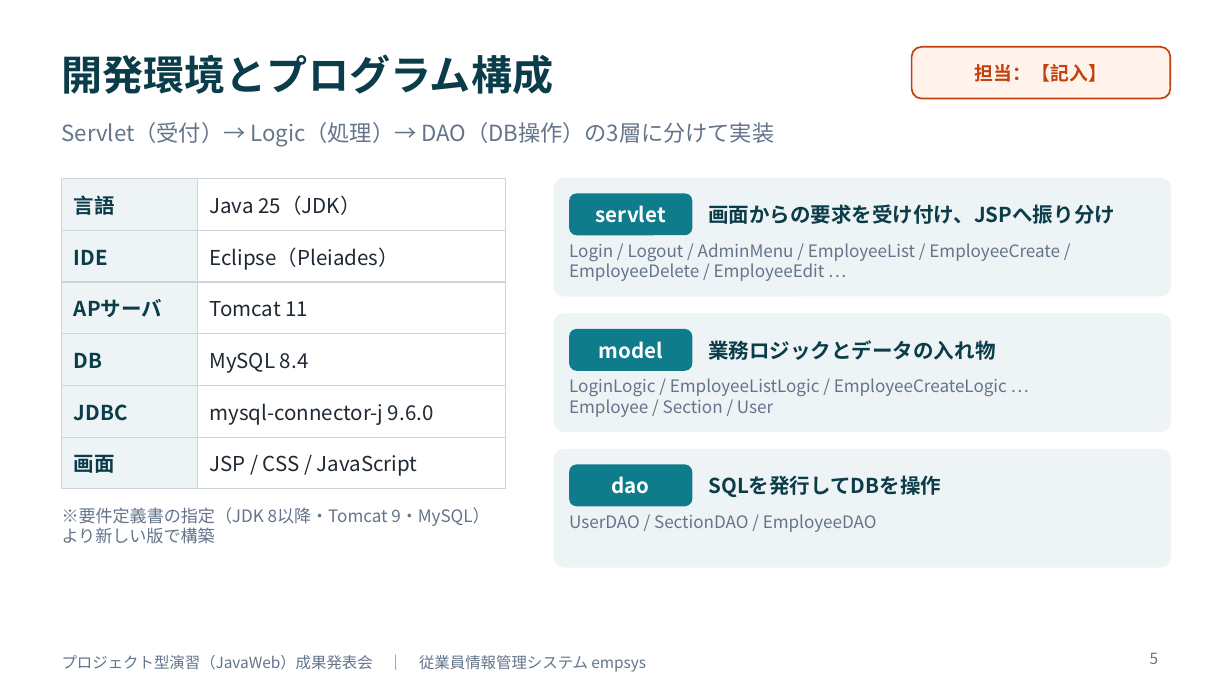
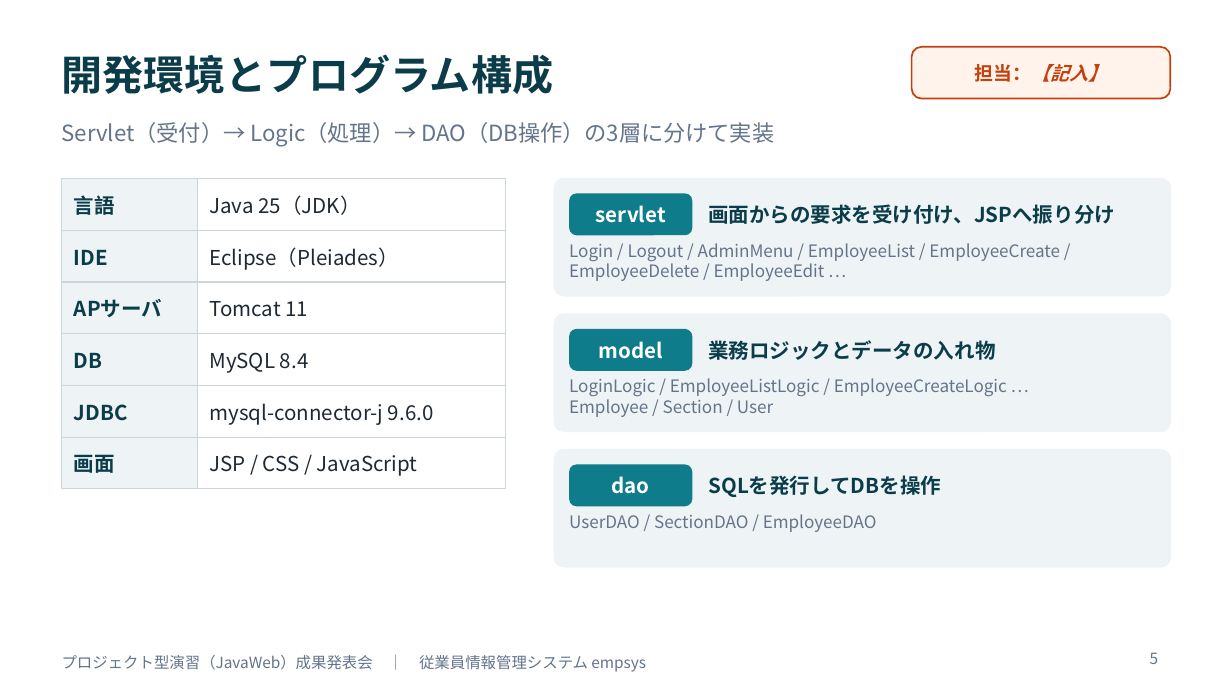
Before and after one commit to amasato1221/web_-application, a slide deck: slide 5 of 成果発表会資料_テンプレート.pptx. Drawn at 1232x693 pixels with LibreOffice and Linux fonts; fonts in the diff are those of the drawing. Boxes give left, top, right and bottom in pixels: in the first picture for what was removed or moved away, otherwise in the second. Text is boxed around its words. In the diff, an @@ line names an element or a change of style, - is before the commit and + after.

```diff
--- a/成果発表会資料_テンプレート.pptx
+++ b/成果発表会資料_テンプレート.pptx
@@ rounded rectangle "担当：【記入】" at <box>912,47,1170,99</box>: italic on in "担当：【記入】" @@
@@ text removed at <box>62,507,489,544</box> @@
-※要件定義書の指定（JDK 8以降・Tomcat 9・MySQL）より新しい版で構築
```
Also in this commit, not shown: 13 other slides changed, 10 other files.
